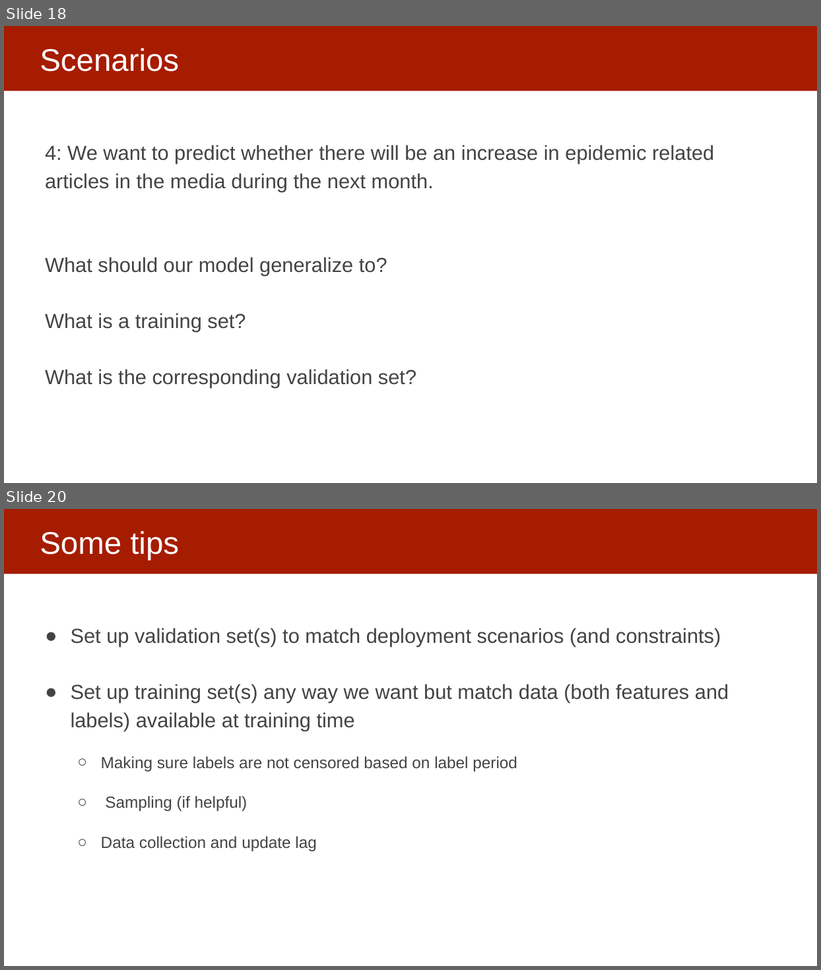
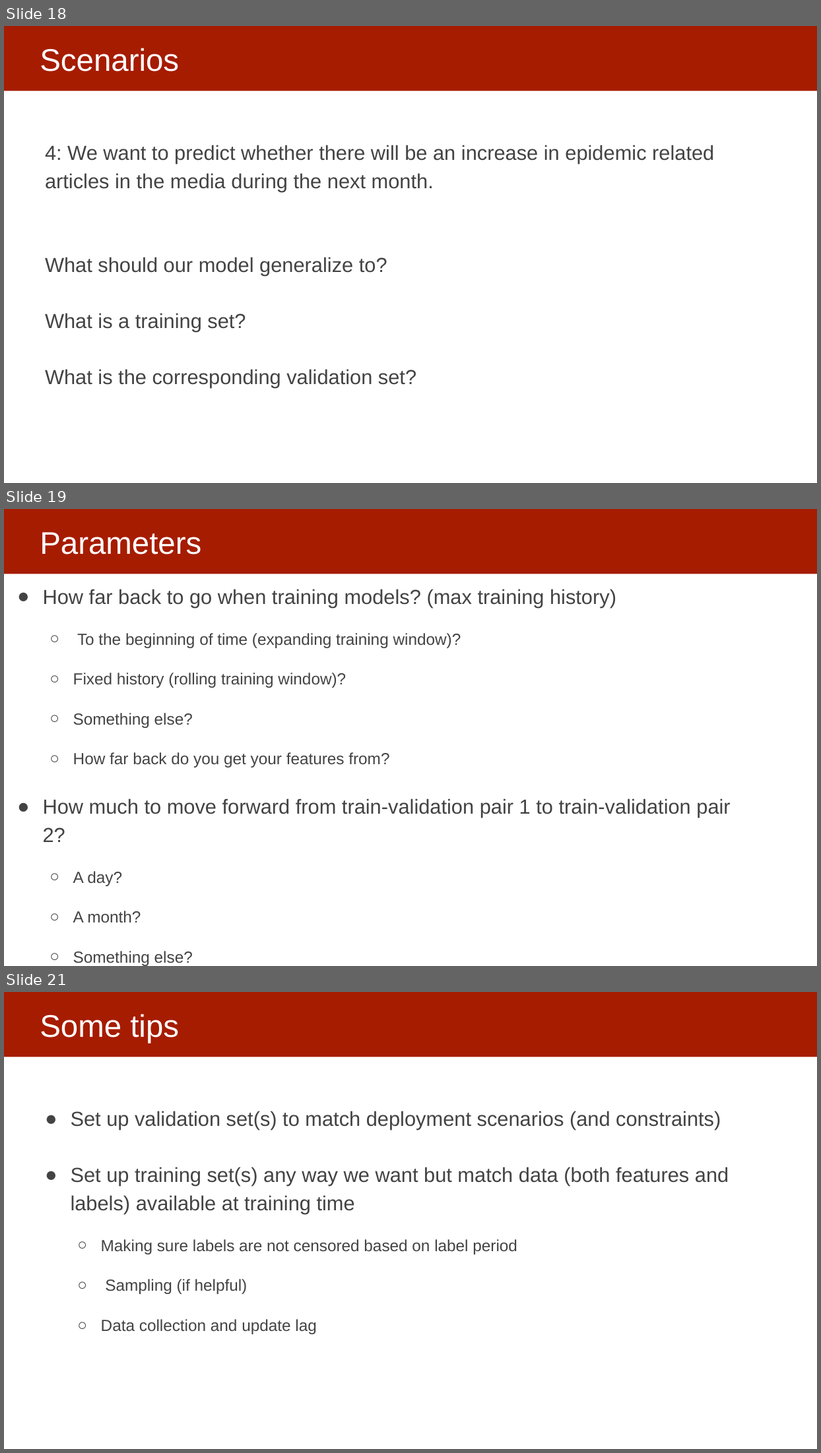
Before and after one commit to dssg/MLinPractice, a slide deck: Lectures/Lecture5-ModelSelection.pptx. Shown one above the other, each under a label of ours: slides 18 and 20 before the commit, slides 18, 19 and 21 after it; the slides between them are not shown. The pictures are 821x970 and 821x1453 pixels, drawn with LibreOffice and Linux fonts; fonts in the diff are those of the drawing. Boxes give left, top, right and bottom in pixels: in the first picture for what was removed or moved away, otherwise in the second. Text is boxed around its words. In the diff, an @@ line names an element or a change of style, - is before the commit and + after.

Commit message:
updated model selection

```diff
--- a/Lectures/Lecture5-ModelSelection.pptx
+++ b/Lectures/Lecture5-ModelSelection.pptx
@@ slide 19 added at (4, 509, 817, 966), background #FFFFFF; not listed: 1 template element that a slide beside it also shows @@
@@ title added at (40, 532, 201, 555), 37 pt, text #FFFFFF @@
+Parameters
@@ text added at (43, 589, 730, 887), 19 pt, text #434343 @@
+● How far back to go when training models? (max training history)
+  ○ To the beginning of time (expanding training window)?
+  ○ Fixed history (rolling training window)?
+  ○ Something else?
+  ○ How far back do you get your features from?
+● How much to move forward from train-validation pair 1 to train-validation pair 2?
+  ○ A day?
+  ○ A month?
+  ○ Something else?
@@ what was slide 20 is now slide 21 @@
```
Also in this commit, not shown: 2 other slides added, 1 slide removed.
